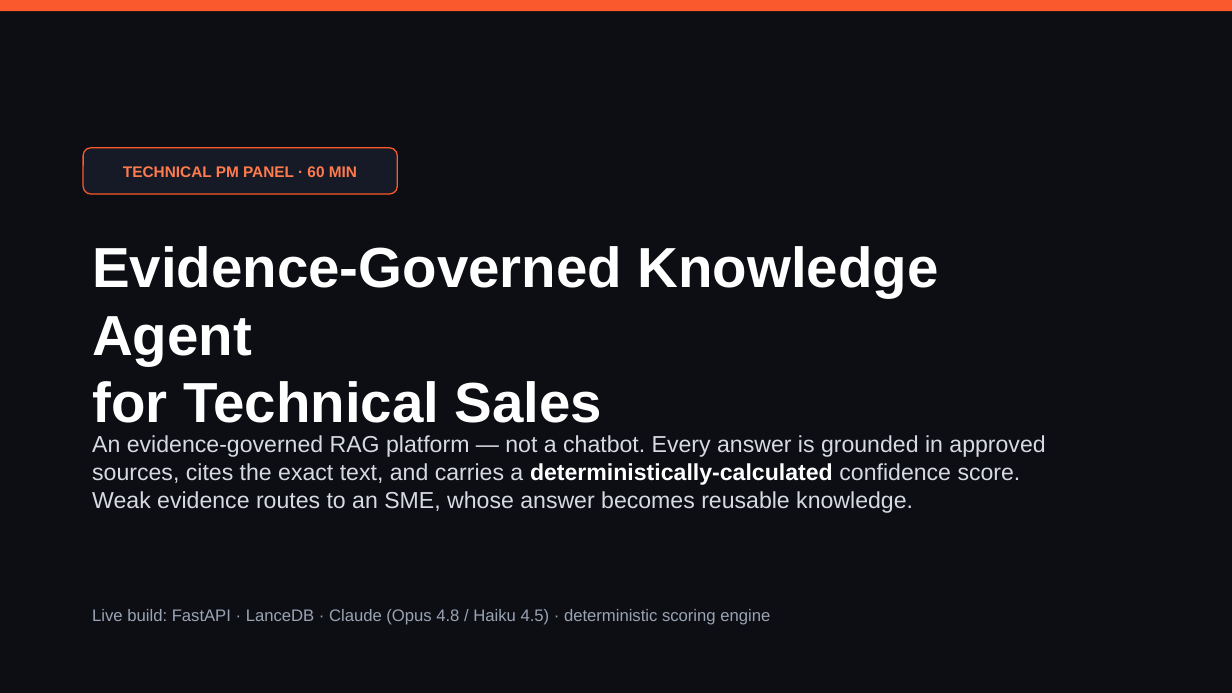
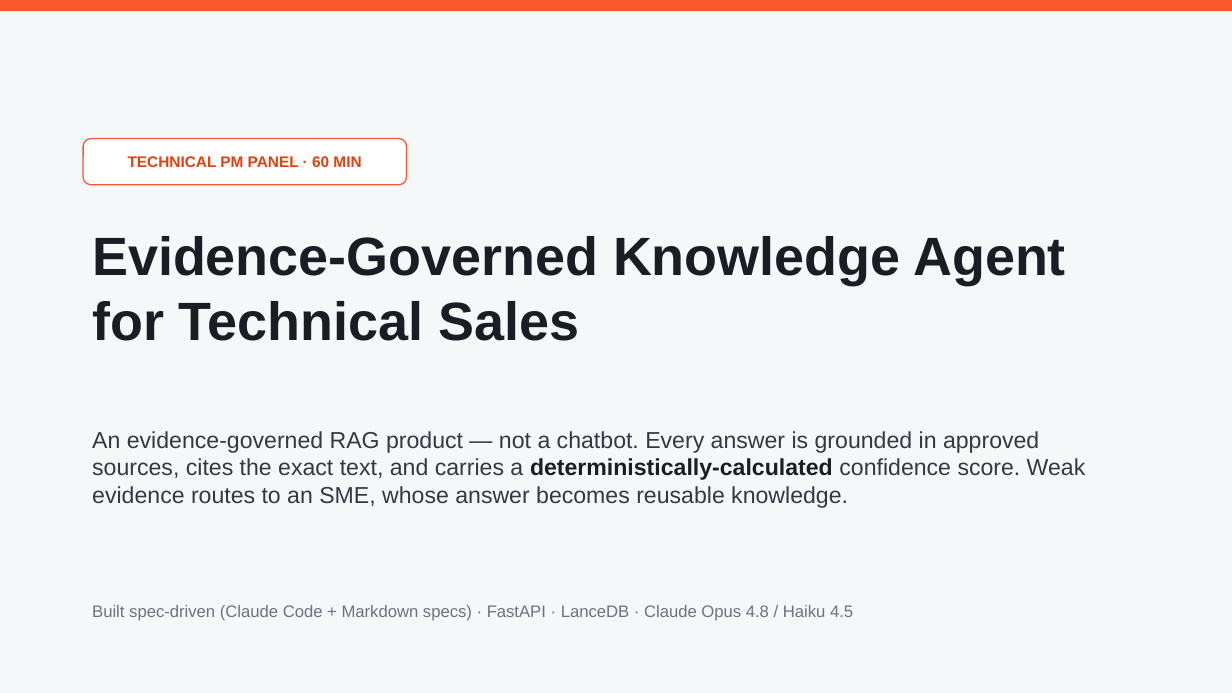
Before and after one commit to ashveej/PaloAltoknowledgeagent, a slide deck: slide 1 of presentation/Executive_Presentation.pptx. Drawn at 1232x693 pixels with LibreOffice and Linux fonts; fonts in the diff are those of the drawing. Boxes give left, top, right and bottom in pixels: in the first picture for what was removed or moved away, otherwise in the second. Text is boxed around its words. In the diff, an @@ line names an element or a change of style, - is before the commit and + after.

```diff
--- a/presentation/Executive_Presentation.pptx
+++ b/presentation/Executive_Presentation.pptx
@@ background #0C0E14 to #F6F7F9 @@
@@ rounded rectangle "TECHNICAL PM PANEL · 60 ...": place and size @@
-rounded rectangle "TECHNICAL PM PANEL · 60 ..." at (83, 148, 397, 194)
+rounded rectangle "TECHNICAL PM PANEL · 60 ..." at (83, 139, 407, 185)
@@ rounded rectangle "TECHNICAL PM PANEL · 60 ..." at (83, 139, 407, 185): text colour #FF7A4D to #E0410F; fill #161A26 to #FFFFFF @@
@@ text "Evidence-Governed Knowledge Agent": place and size @@
-text "Evidence-Governed Knowledge Agent" at (92, 246, 939, 423)
+text "Evidence-Governed Knowledge Agent" at (92, 236, 1066, 341)
@@ text "Evidence-Governed Knowledge Agent" at (92, 236, 1066, 341): size 44 to 42 pt, text colour #FFFFFF to #1A1D24 @@
@@ text at (92, 431, 1086, 508): text changed; text colour #D7DAE0 to #333842 @@
-An evidence-governed RAG platform — not a chatbot. Every answer is grounded in approved sources, cites the exact text, and carries a deterministically-calculated confidence score. Weak evidence routes to an SME, whose answer becomes reusable knowledge.
+An evidence-governed RAG product — not a chatbot. Every answer is grounded in approved sources, cites the exact text, and carries a deterministically-calculated confidence score. Weak evidence routes to an SME, whose answer becomes reusable knowledge.
@@ text at (92, 605, 853, 621): text changed; text colour #9AA3B2 to #6B7280 @@
-Live build: FastAPI · LanceDB · Claude (Opus 4.8 / Haiku 4.5) · deterministic scoring engine
+Built spec-driven (Claude Code + Markdown specs) · FastAPI · LanceDB · Claude Opus 4.8 / Haiku 4.5
```
Also in this commit, not shown: 7 other slides changed, 8 slides added, 9 slides removed, 6 other files.
